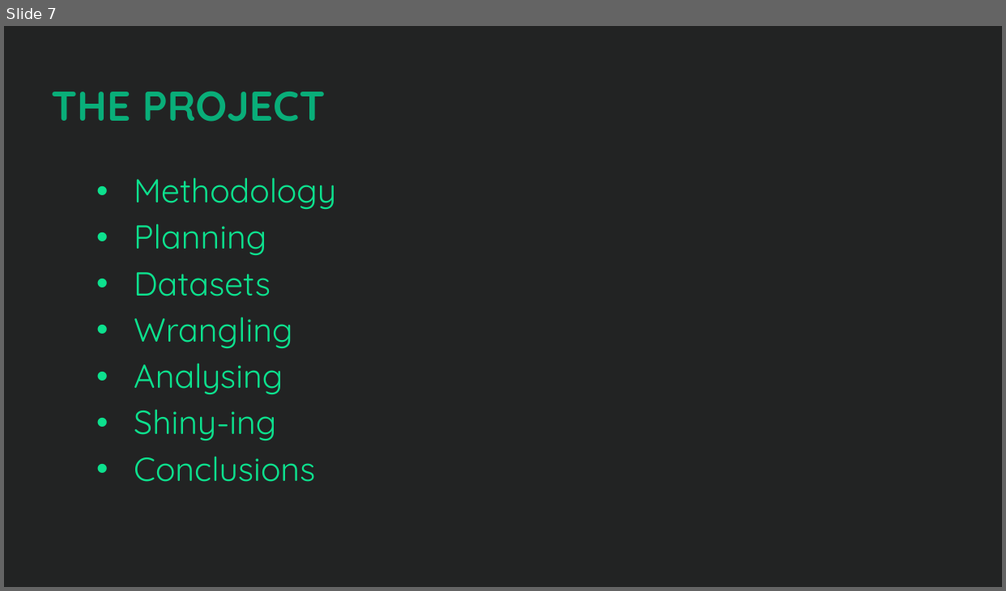
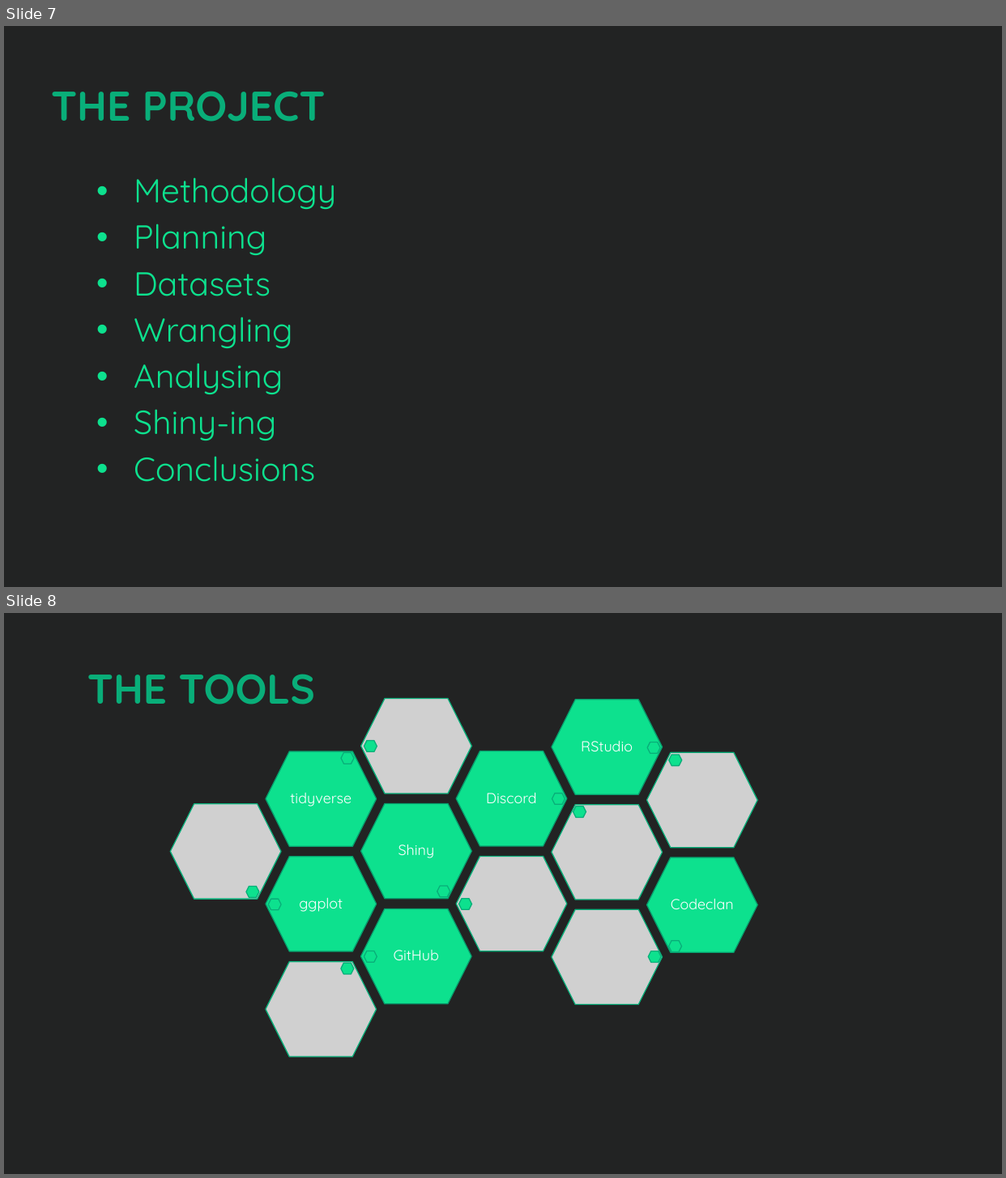
Before and after one commit to sean-m-cusick/WAP_SHS_APP, a slide deck: Presentation/PHS Rshiny Team Klas.pptx. Shown one above the other, each under a label of ours: slide 7 before the commit, slides 7 and 8 after it. The pictures are 1006x591 and 1006x1178 pixels, drawn with LibreOffice and Linux fonts; fonts in the diff are those of the drawing; grey boxes stand for pictures; background and template pictures are left out. Boxes give left, top, right and bottom in pixels: in the first picture for what was removed or moved away, otherwise in the second. Text is boxed around its words. In the diff, an @@ line names an element or a change of style, - is before the commit and + after.

```diff
--- a/Presentation/PHS Rshiny Team Klas.pptx
+++ b/Presentation/PHS Rshiny Team Klas.pptx
@@ slide 8 added at (4,613,1002,1174), background #222323 @@
@@ title added at (87,674,315,705), 40 pt, text #09AE79, bold @@
+THE TOOLS
@@ group added at (170,698,758,1057): 21 hexagons, 7 texts, 7 pictures @@
+ggplot
+Shiny
+tidyverse
+Discord
+RStudio
+Codeclan
+GitHub
```
Also in this commit, not shown: 2 slides changed, 1 other slide added, 1 slide removed, 1 other file.
